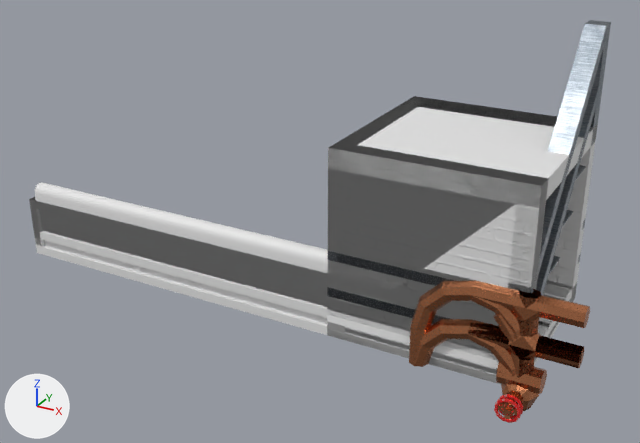
The Blender file BlenderAssets/BuildingParts.blend, before and after one commit.
Rendered twice from a 50 mm lens placed at (1.69, -6.86, 4.67), pointed at (-2.47, 0.7, 0.89). Arrows for +X, +Y and +Z are at lower left; the lights stay in place.

The first picture shows 'FDoorShutterBottom', 'FDoorShutterMid', 'FWoodPallet', 'SM_BCatRail0_01', 'SM_BCatStairs', 'SM_BCatStairsRail', 'SM_BPipeCross1_01', 'SM_BPipeT05_01', 'SM_BPipeT1_01', 'SM_BPipeU05_01', 'SM_BPipeU1_01', 'SM_BSolCeil_01', 'SM_BSolWall0_01', 'SM_BSolWall180_01', 'SM_BSolWall90_01'.
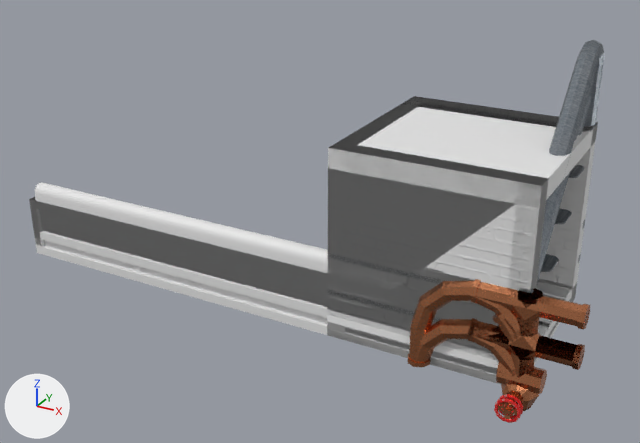
Boxes (x1, y1, x2, y2) around the edits, measured in the pictures (640 x 443 px):
'SM_BCatStairsRail', reshaped: before (509, 20, 611, 295); after (537, 40, 604, 282)
'SM_BPipeCross1_01', reshaped: before (468, 289, 584, 378); after (467, 288, 585, 375)
'SM_BPipeT1_01', reshaped: before (471, 280, 590, 375); after (470, 279, 590, 378)
'SM_BPipeU05_01', reshaped: before (415, 319, 516, 376); after (411, 319, 516, 376)
'SM_BCatStairs', reshaped: before (402, 97, 595, 273); after (404, 97, 597, 272)
'SM_BCatRail0_01', reshaped: before (327, 251, 453, 322); after (327, 254, 442, 322)
'SM_BPipeT05_01', reshaped: before (509, 345, 534, 360); after (468, 319, 582, 370)
part 1 of me_cube_005, rebuilt: before (328, 251, 453, 286); after (328, 254, 442, 283)
part 2 of me_cube_005, rebuilt: before (327, 287, 449, 322); after (327, 292, 441, 322)
part 3 of me_cylinder_005, added: after (467, 318, 477, 342)
part 4 of me_cylinder_005, added: after (572, 344, 585, 370)
part 5 of me_cylinder_005, added: after (518, 288, 543, 304)
part 6 of me_cylinder_005, added (brown): after (473, 321, 509, 350)
part 7 of me_cylinder_006, added: after (470, 279, 481, 303)
part 8 of me_cylinder_006, added: after (578, 304, 590, 330)
part 9 of me_cylinder_007, added: after (572, 344, 582, 370)
part 10 of me_cylinder_008, added: after (411, 360, 431, 367)
part 11 of me_cylinder_009, added: after (408, 354, 419, 367)
part 12 of me_cube, rebuilt: before (549, 256, 560, 273); after (541, 254, 559, 272)
part 13 of me_cube, rebuilt: before (563, 210, 573, 225); after (555, 208, 572, 225)
part 14 of me_cube, rebuilt: before (576, 165, 586, 179); after (569, 165, 584, 178)
part 15 of me_cube, rebuilt: before (402, 97, 595, 131); after (404, 97, 597, 132)
'SM_BCatRail90_01', unchanged, covered by the edit: before (327, 251, 454, 324)

Diff of the bpy script that builds the scene:
```diff
--- a/BlenderAssets/BuildingParts.blend.py
+++ b/BlenderAssets/BuildingParts.blend.py
@@ me_cube_005 @@
-me_cube_005.from_pydata(...)  # 32 vertices, 24 faces; spans x -2.0..0.0, y 0.0..0.1, z 0.0..0.95
+me_cube_005.from_pydata(...)  # 64 vertices, 40 faces; spans x -2.0..0.0, y 0.0..0.1, z 0.0..0.95
+# me_cube_005 part 1: the loose piece of 8 vertices spanning x -2.0..0.0, y 0.0..0.1, z 0.85..0.95 is rebuilt with 16 vertices and now spans x -2.0..0.0, y 0.0..0.1, z 0.85..0.95
+# me_cube_005 part 2: the loose piece of 8 vertices spanning x -2.0..0.0, y 0.0..0.1, z 0.45..0.55 is rebuilt with 16 vertices and now spans x -2.0..0.0, y 0.0..0.1, z 0.45..0.55
 me_cube_005.materials.append(mat_metal_clean)
@@ me_cylinder_005 @@
-me_cylinder_005.from_pydata(...)  # 66 vertices, 60 faces; spans x -0.5..0.5, y -0.1..0.1, z 0.0..1.0
+me_cylinder_005.from_pydata(...)  # 162 vertices, 132 faces; spans x -0.5..0.5, y -0.114..0.114, z 0.0..1.0
+# me_cylinder_005 part 3: a new loose piece, an 8-sided cylinder along x spanning x -0.5..-0.452, y -0.114..0.114, z 0.386..0.614, in mat_copper_pipe
+# me_cylinder_005 part 4: a new loose piece, an 8-sided cylinder along x spanning x 0.452..0.5, y -0.114..0.114, z 0.386..0.614, in mat_copper_pipe
+# me_cylinder_005 part 5: a new loose piece, an 8-sided cylinder along z spanning x -0.114..0.114, y -0.114..0.114, z 0.952..1.0, in mat_copper_pipe
+# me_cylinder_005 part 6: 8 vertices added at x -0.31, y -0.1..0.1, z 0.4..0.6
 me_cylinder_005.materials.append(mat_copper_pipe)
@@ me_cylinder_006 @@
-me_cylinder_006.from_pydata(...)  # 61 vertices, 55 faces; spans x -0.5..0.5, y -0.1..0.1, z 0.0..1.0
+me_cylinder_006.from_pydata(...)  # 133 vertices, 109 faces; spans x -0.5..0.5, y -0.114..0.114, z 0.0..1.014
+# me_cylinder_006 part 7: a new loose piece, an 8-sided cylinder along x spanning x -0.5..-0.452, y -0.114..0.114, z 0.786..1.014, in mat_copper_pipe
+# me_cylinder_006 part 8: a new loose piece, an 8-sided cylinder along x spanning x 0.452..0.5, y -0.114..0.114, z 0.786..1.014, in mat_copper_pipe
 me_cylinder_006.materials.append(mat_copper_pipe)
@@ me_cylinder_007 @@
-me_cylinder_007.from_pydata(...)  # 53 vertices, 47 faces; spans x -0.5..0.5, y -0.1..0.1, z 0.0..0.6
+me_cylinder_007.from_pydata(...)  # 125 vertices, 101 faces; spans x -0.5..0.5, y -0.114..0.114, z 0.0..0.614
+# me_cylinder_007 part 9: a new loose piece, an 8-sided cylinder along x spanning x 0.452..0.5, y -0.114..0.114, z 0.386..0.614, in mat_copper_pipe
 me_cylinder_007.materials.append(mat_copper_pipe)
@@ me_cylinder_008 @@
-me_cylinder_008.from_pydata(...)  # 56 vertices, 50 faces; spans x -1.1..0.1, y -0.1..0.1, z 0.0..0.6
+me_cylinder_008.from_pydata(...)  # 104 vertices, 86 faces; spans x -1.114..0.114, y -0.114..0.114, z 0.0..0.6
+# me_cylinder_008 part 10: a new loose piece of 16 vertices spanning x -1.114..-0.876, y -0.114..0.114, z 0.0..0.048, in mat_copper_pipe
 me_cylinder_008.materials.append(mat_copper_pipe)
@@ me_cylinder_009 @@
-me_cylinder_009.from_pydata(...)  # 72 vertices, 66 faces; spans x -1.1..0.1, y -0.1..0.1, z 0.0..1.0
+me_cylinder_009.from_pydata(...)  # 120 vertices, 102 faces; spans x -1.114..0.114, y -0.114..0.114, z 0.0..1.0
+# me_cylinder_009 part 11: a new loose piece, an 8-sided cylinder along z spanning x -1.114..-0.886, y -0.114..0.114, z 0.0..0.048, in mat_copper_pipe
 me_cylinder_009.materials.append(mat_copper_pipe)
@@ me_cube @@
-me_cube.from_pydata(...)  # 64 vertices, 48 faces; spans x -2.0..0.0, y 0.0..2.0, z 0.04..2.0
+me_cube.from_pydata(...)  # 128 vertices, 80 faces; spans x -2.0..0.0, y 0.0..2.0, z 0.04..2.0
+# me_cube part 12: the loose piece of 8 vertices spanning x -2.0..0.0, y 0.66..1.02, z 0.9..0.92 is rebuilt with 16 vertices and now spans x -2.0..0.0, y 0.66..1.02, z 0.9..0.92
+# me_cube part 13: the loose piece of 8 vertices spanning x -2.0..0.0, y 0.98..1.34, z 1.26..1.28 is rebuilt with 16 vertices and now spans x -2.0..0.0, y 0.98..1.34, z 1.26..1.28
+# me_cube part 14: the loose piece of 8 vertices spanning x -2.0..0.0, y 1.31..1.67, z 1.62..1.64 is rebuilt with 16 vertices and now spans x -2.0..0.0, y 1.31..1.67, z 1.62..1.64
+# me_cube part 15: the loose piece of 8 vertices spanning x -2.0..0.0, y 1.64..2.0, z 1.98..2.0 is rebuilt with 16 vertices and now spans x -2.0..0.0, y 1.64..2.0, z 1.98..2.0
 me_cube.materials.append(mat_metal_clean)
@@ me_cube_021 @@
-me_cube_021.from_pydata(...)  # 46 vertices, 47 faces; spans x -0.2..0.0, y 0.0..2.0, z 0.0..3.0
+me_cube_021.from_pydata(...)  # 144 vertices, 130 faces; spans x -0.2..0.0, y 0.0..2.0, z 0.0..2.86
+# me_cube_021 part 16: 46 vertices removed from x -0.2..0.0, y 0.0..2.0, z 0.0..3.0; 144 vertices added at x -0.2..0.0, y 0.0..2.0, z 0.0..2.86
 me_cube_021.materials.append(mat_metal_clean)
```
